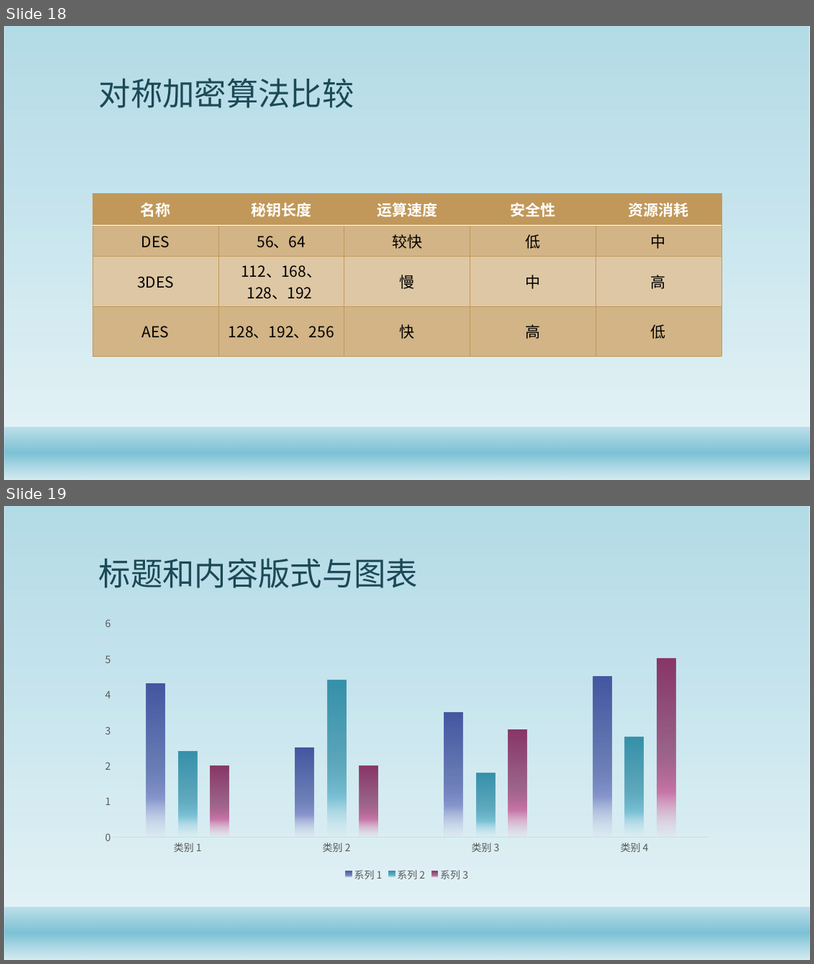
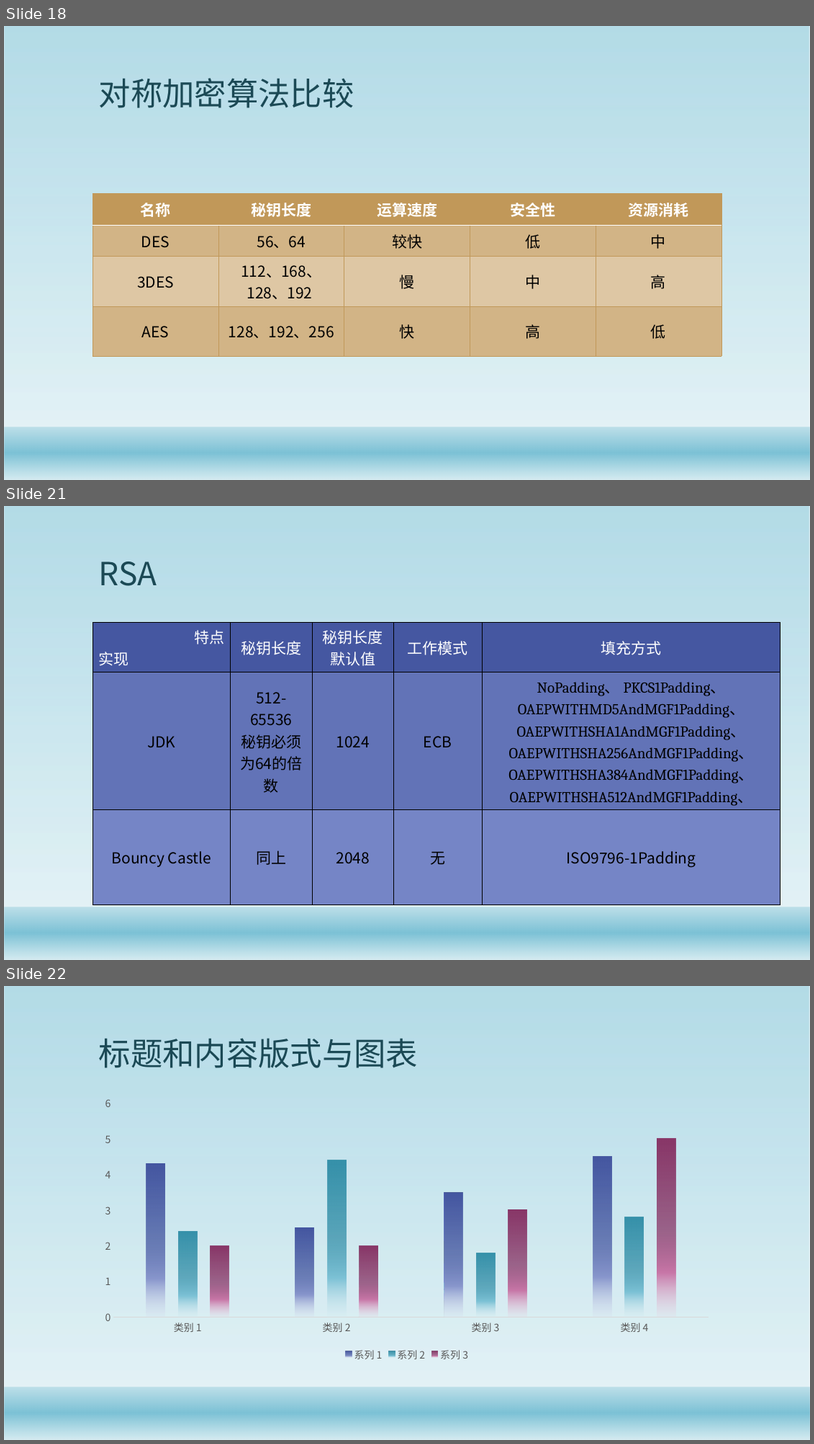
Before and after one commit to gaozhuo/java-security-doc, a slide deck: Java安全架构.pptx. Shown one above the other, each under a label of ours: slides 18 and 19 before the commit, slides 18, 21 and 22 after it; the slides between them are not shown. The pictures are 814x964 and 814x1444 pixels, drawn with LibreOffice and Linux fonts; fonts in the diff are those of the drawing; background and template pictures are left out. Boxes give left, top, right and bottom in pixels: in the first picture for what was removed or moved away, otherwise in the second. Text is boxed around its words. In the diff, an @@ line names an element or a change of style, - is before the commit and + after.

```diff
--- a/Java安全架构.pptx
+++ b/Java安全架构.pptx
@@ slide 21 added at (4, 506, 810, 960), background #FFFFFF; not listed: 2 template elements that a slide beside it also shows @@
@@ title added at (99, 561, 157, 586), 38 pt, text #1B4855 @@
+RSA
@@ table added at (93, 622, 782, 875), 3 rows, 5 columns @@
+特点 / 实现 | 秘钥长度 | 秘钥长度默认值 | 工作模式 | 填充方式
+JDK | 512-65536 / 秘钥必须为64的倍数 | 1024 | ECB | NoPadding、 PKCS1Padding、 OAEPWITHMD5AndMGF1Padding、 OAEPWITHSHA1AndMGF1Padding、 OAEPWITHSHA256AndMGF1Padding、 OAEPWITHSHA384AndMGF1Padding、 OAEPWITHSHA512AndMGF1Padding、
+Bouncy Castle | 同上 | 2048 | 无 | ISO9796-1Padding
@@ what was slide 19 is now slide 22 @@
```
Also in this commit, not shown: 2 other slides added, 2 other files.
